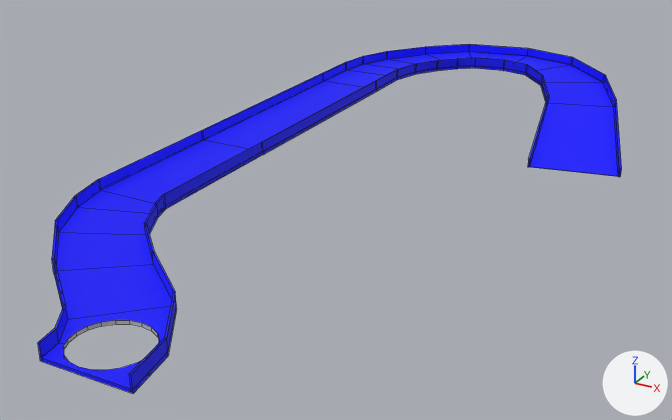
The FBX model Assets/Models/LeftRamp.fbx, before and after one commit.
One viewpoint serves both versions: a 50 mm lens placed at (0.013, -0.0341, 0.0151), pointed at (-0.0034, -0.0044, 0.0002). Arrows for +X, +Y and +Z are at lower right; the lights stay in place. Mesh edges are drawn as thin lines. Where no turn or scale is listed for an object, it has been applied to the vertices.

The scene before the commit, as lines of its bpy script (objects in view):
```python
me_mesh = bpy.data.meshes.new('Mesh')
me_mesh.from_pydata(...)  # 272 vertices, 246 faces; spans x -0.0074..0.0074, y -0.0175..0.0175, z -0.0016..0.0011
# faces by material slot: [226, 20]
me_mesh.materials.append(mat_blinn2)  # blue #0000ff
me_mesh.materials.append(mat_lambert1)  # grey #bcbcbc
ob_pcube3 = bpy.data.objects.new('pCube3', me_mesh)
ob_pcube3.location = (-0.00186, -0.00277, 0.00165)
```
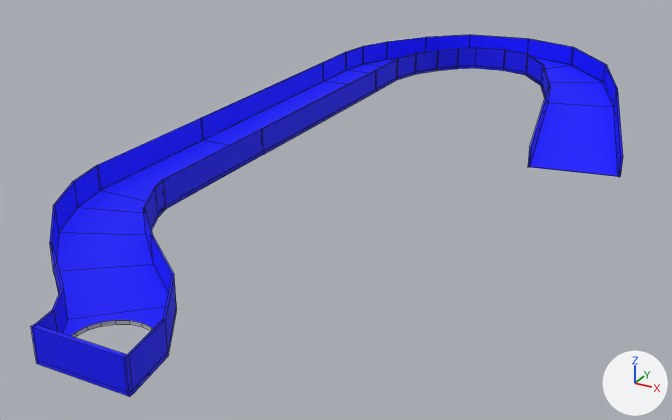
Pixel boxes (x1, y1, x2, y2) of what changed, in the pictures (672 x 420 px):
'pCube3', reshaped
    before: (38, 44, 622, 394)
    after: (31, 35, 623, 397)

Diff of the bpy script that builds the scene:
```diff
--- a/Assets/Models/LeftRamp.fbx.py
+++ b/Assets/Models/LeftRamp.fbx.py
@@ me_mesh @@
 # used by ob_pcube3; location = (-0.00186, -0.00277, 0.00165)
-me_mesh.from_pydata(...)  # 272 vertices, 246 faces; spans x -0.0074..0.0074, y -0.0175..0.0175, z -0.0016..0.0011
+me_mesh.from_pydata(...)  # 288 vertices, 262 faces; spans x -0.0074..0.0074, y -0.0176..0.0175, z -0.0016..0.0016
+# me_mesh part 1
+# 9 faces are deleted
+# 76 vertices in x -0.0074..0.0074, y -0.0175..0.0175, z -0.0012..0.0011 move by (0.0, 0.0, 0.0005)
+# 16 vertices are added at x -0.0013..0.0017, y -0.0176..-0.0175, z 0.0006..0.0016
+# 25 new faces join them, mat_blinn2 (blue #0000ff)
 me_mesh.materials.append(mat_blinn2)
```
